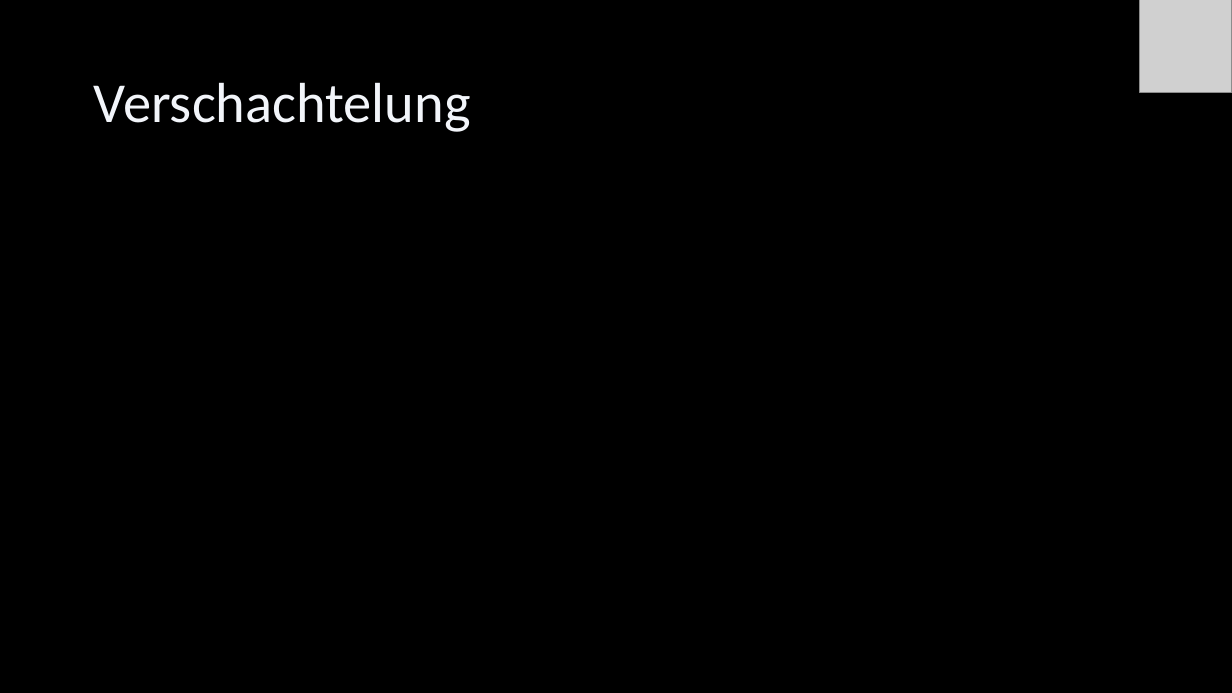
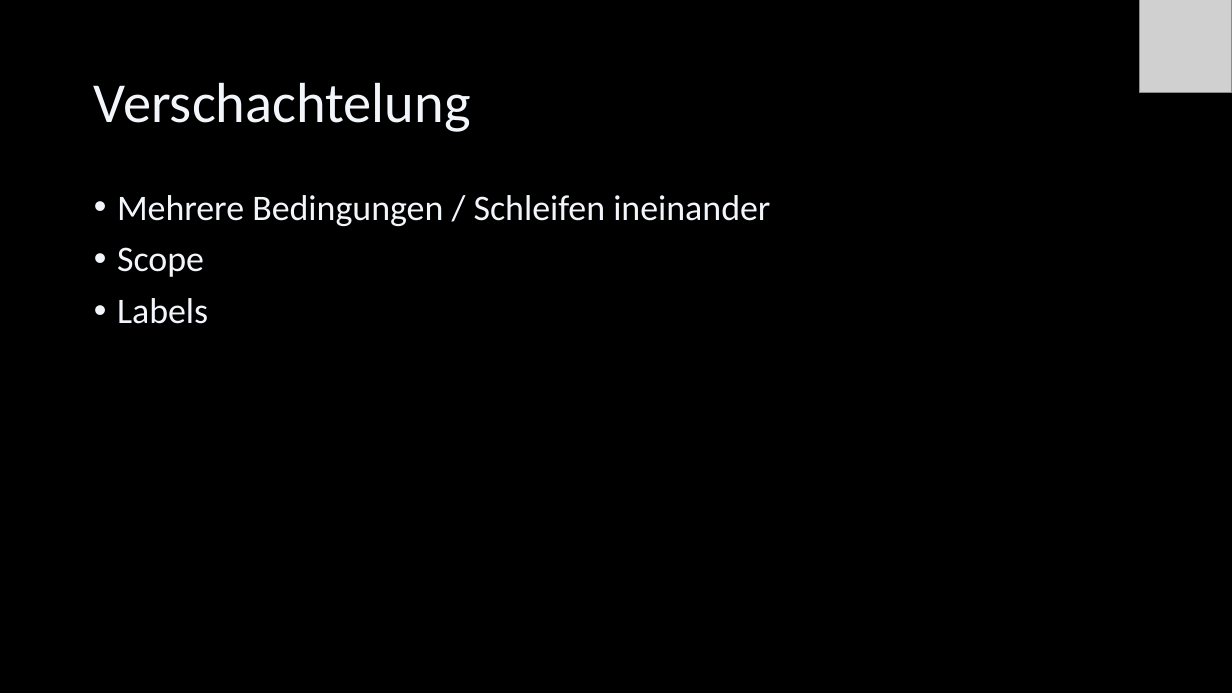
Before and after one commit to Cactusroot/Java, a slide deck: slide 56 of src/Java.pptx (slide 51 before the commit). Drawn at 1232x693 pixels with LibreOffice and Linux fonts; fonts in the diff are those of the drawing; grey boxes stand for pictures. Boxes give left, top, right and bottom in pixels: in the first picture for what was removed or moved away, otherwise in the second. Text is boxed around its words. In the diff, an @@ line names an element or a change of style, - is before the commit and + after.

```diff
--- a/src/Java.pptx
+++ b/src/Java.pptx
@@ text added at [117,195,770,324], 28 pt, text #F2F5FA @@
+• Mehrere Bedingungen / Schleifen ineinander
+• Scope
+• Labels
```
Also in this commit, not shown: 19 other slides changed, 7 slides added, 2 other files.
